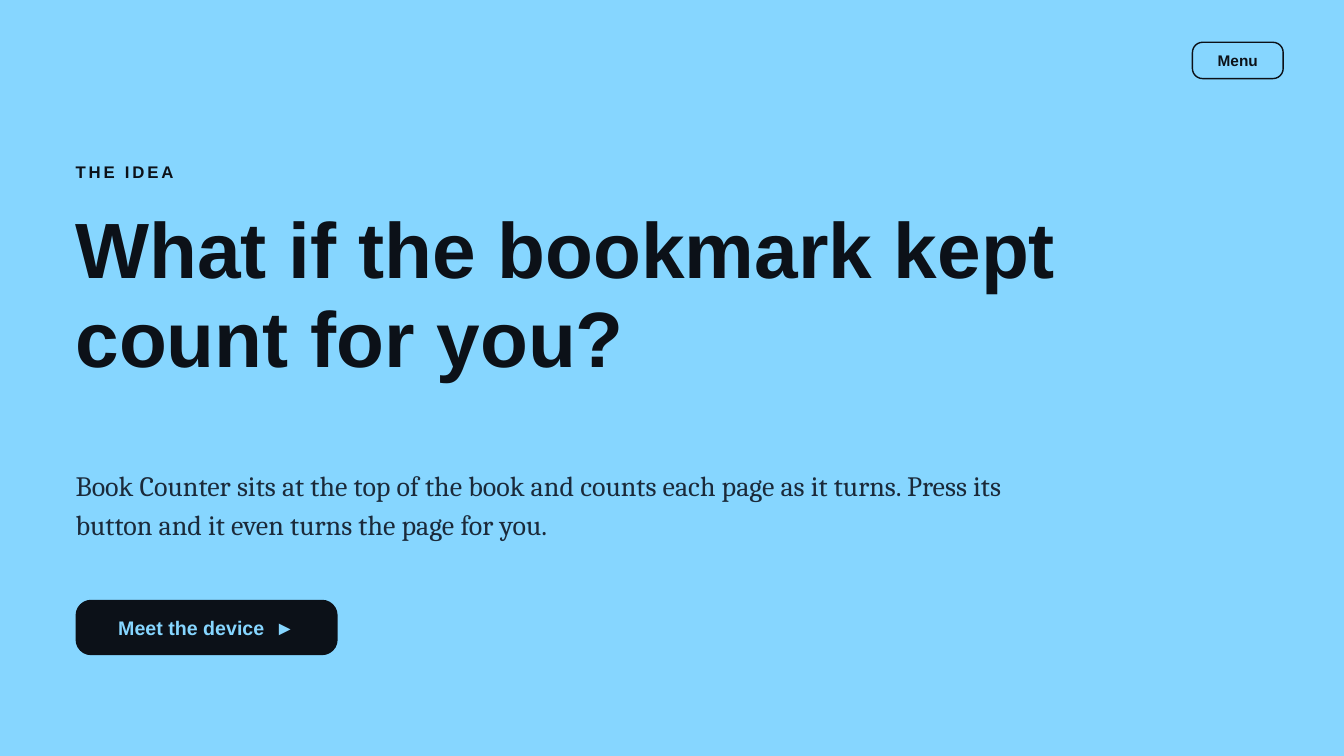
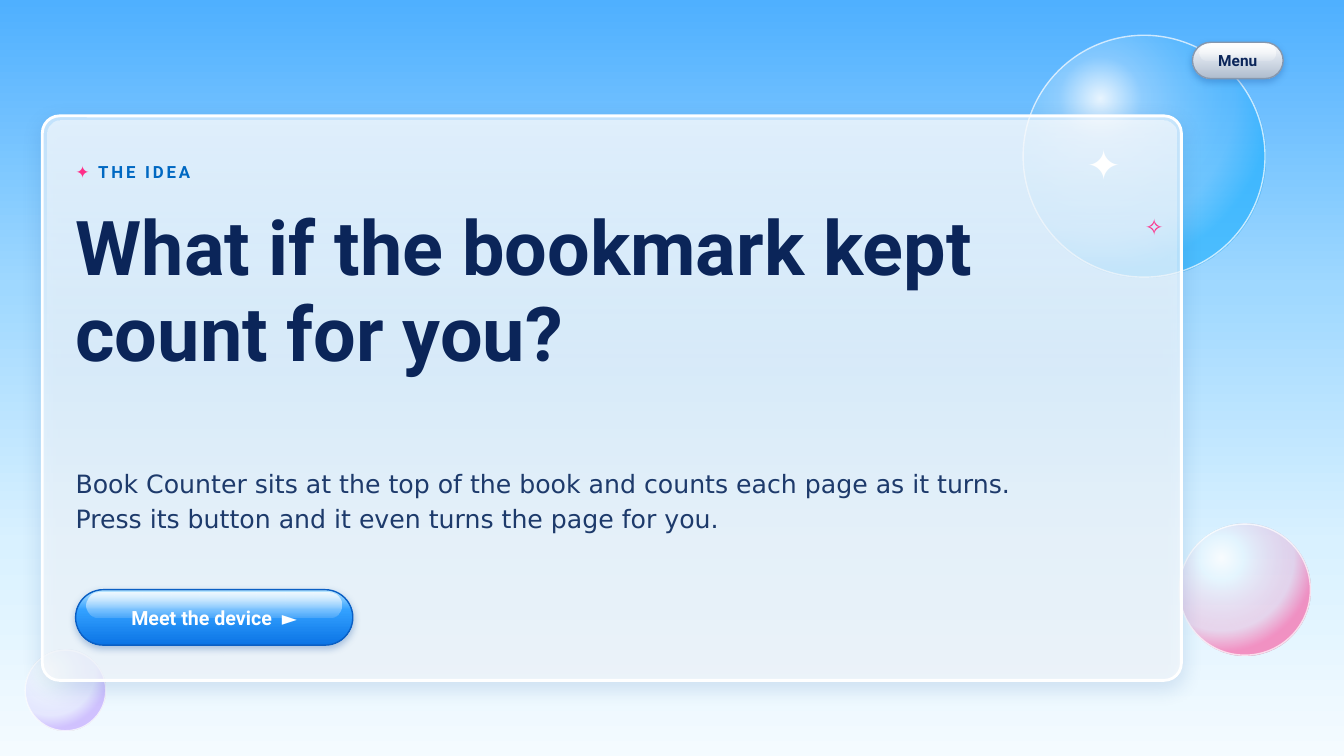
Before and after one commit to sharmaricha676-rgb/bookcounterppt, a slide deck: slide 4 of BookCounter-interactive.pptx. Drawn at 1344x756 pixels with LibreOffice and Linux fonts; fonts in the diff are those of the drawing. Boxes give left, top, right and bottom in pixels: in the first picture for what was removed or moved away, otherwise in the second. Text is boxed around its words. In the diff, an @@ line names an element or a change of style, - is before the commit and + after.

```diff
--- a/BookCounter-interactive.pptx
+++ b/BookCounter-interactive.pptx
@@ background #86D6FF to gradient #4FB0FF to #9FD8FF to #D9F1FF to #F4FBFF @@
@@ ellipse added at bbox=[1023, 35, 1265, 277], fill gradient #FFFFFF to #00A8FF, outline #FFFFFF 1 pt @@
@@ rounded rectangle "Menu" at bbox=[1193, 42, 1284, 79]: font Arial to Roboto, text colour #0C1118 to #0B2559; outline #0C1118 1 pt to none; proportions changed @@
@@ rounded rectangle added at bbox=[1193, 42, 1284, 79], fill gradient #FFFFFF to #D5DDE8 to #AEBCCD, outline #8597AE 1 pt @@
@@ rounded rectangle added at bbox=[1200, 44, 1276, 60], fill gradient #FFFFFF @@
@@ rounded rectangle added at bbox=[42, 116, 1182, 681], fill #FFFFFF at 60% opacity, outline #9FB3C8 2 pt @@
@@ rounded rectangle added at bbox=[47, 121, 1177, 381], fill gradient #FFFFFF @@
@@ text added at bbox=[1073, 132, 1135, 195], 30 pt, text #FFFFFF @@
+✦
@@ text at bbox=[98, 166, 190, 178]: text changed; font Arial to Roboto; text colour #0C1118 to #0068C2 @@
-THE IDEA
+✦ THE IDEA
@@ text "What if the bookmark kept ..." at bbox=[76, 217, 971, 377]: size 56 to 54 pt, font Arial to Roboto, text colour #0C1118 to #0B2559 @@
@@ text added at bbox=[1137, 210, 1171, 243], 16 pt, text #FF2E88 @@
+✧
@@ text "Book Counter sits at the ..." at bbox=[76, 474, 1010, 534]: size 20 to 18 pt, font Cambria to DejaVu Sans, text colour #1B2A3A to #1D3A6B @@
@@ ellipse added at bbox=[1180, 524, 1311, 655], fill gradient #FFFFFF to #FF2E88, outline #FFFFFF 1 pt @@
@@ rounded rectangle "Meet the device ►": place and size @@
-rounded rectangle "Meet the device ►" at bbox=[76, 600, 338, 655]
+rounded rectangle "Meet the device ►" at bbox=[76, 590, 353, 645]
@@ rounded rectangle "Meet the device ►" at bbox=[76, 590, 353, 645]: font Arial to Roboto, text colour #86D6FF to #FFFFFF; fill #0C1118 to none; proportions changed @@
@@ rounded rectangle added at bbox=[76, 590, 353, 645], fill gradient #BFE9FF to #33A1FF to #0B74E5, outline #0A5FC4 1 pt @@
@@ rounded rectangle added at bbox=[87, 593, 342, 617], fill gradient #FFFFFF @@
@@ ellipse added at bbox=[25, 650, 106, 731], fill gradient #FFFFFF to #B18CFF, outline #FFFFFF 1 pt @@
```
Also in this commit, not shown: 38 other slides changed, 1 slide added, 5 other files.
